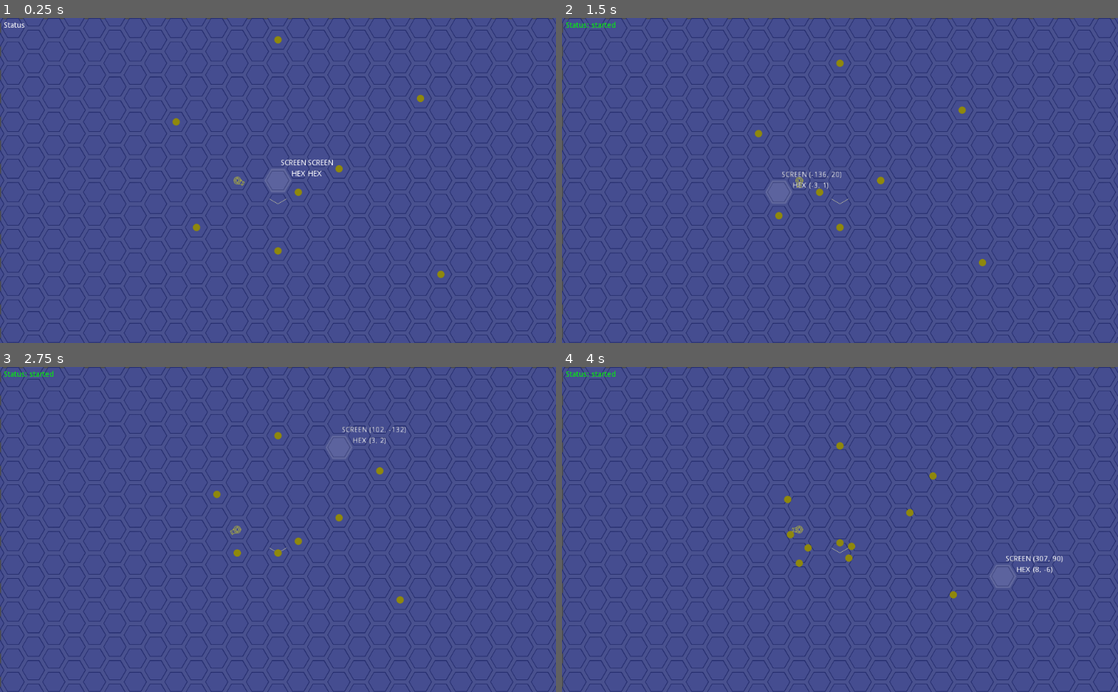
Above: before the commit, frames 1-4 (two rows, left to right).
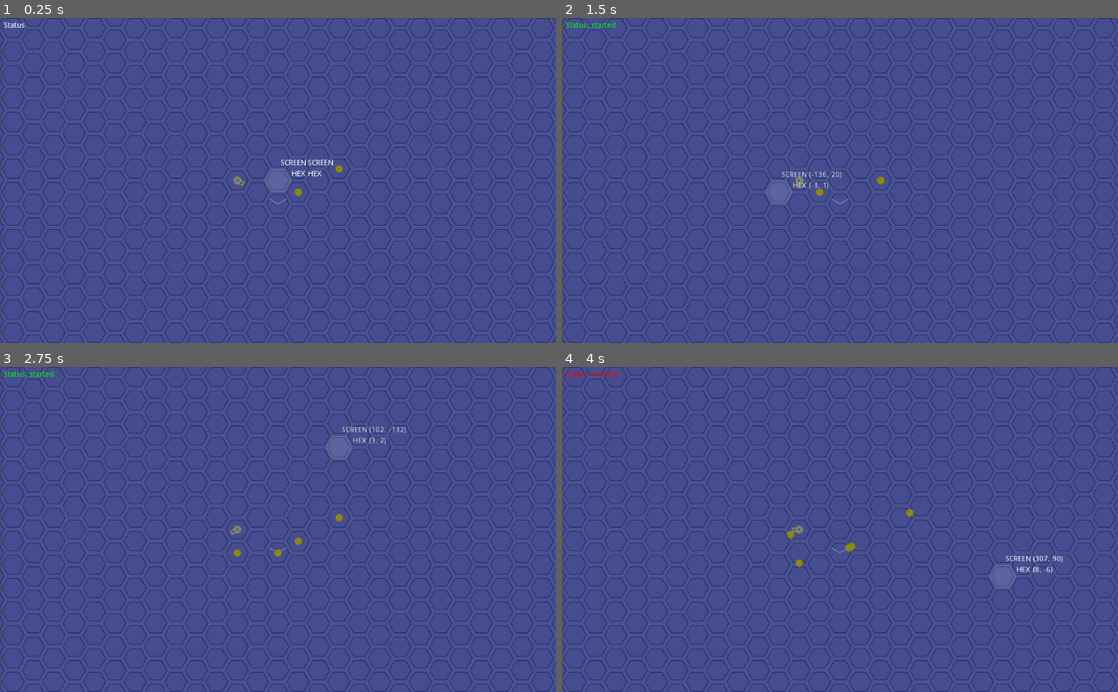
Above: after the commit, the same moments.

Repository: dareludum/ld45
Game: Godot game, scene res://Main.tscn
The game is run twice, just before and just after one commit, with the same random seed, the same clock (stepped at 60 frames per second) and the same inputs.
Inputs (mouse positions are in pixels of both pictures, inside the frame that each line leads up to):
- Up to frame 1 (0.25 s): no input
- Up to frame 2 (1.5 s): tap Enter at 0.5 s; move the mouse to (962, 164) at 0.52 s; click (962, 164) at 0.67 s; tap Space at 0.77 s; drag from (728, 196) to (840, 180) at 1.27 s
- Up to frame 3 (2.75 s): move the mouse to (333, 458) at 2.02 s; click (333, 458) at 2.17 s
- Up to frame 4 (4 s): tap Space at 2.75, 3.77 s; drag from (812, 594) to (673, 480) at 2.77 s; tap Enter at 3.5 s; move the mouse to (1006, 578) at 3.52 s; click (1006, 578) at 3.67 s

The runs differ from the first frame. In frame 1, 0.2% of the frame differs, in the area x 31-80%, y 5-81%; in frame 2, 0.2%; in frame 3, 0.1%; in frame 4, 0.3%, in the area x 0-72%, y 1-72%.

Commit message:
add initial mirror logic, no support for rotation yet

Diff:
--- a/Main.gd
+++ b/Main.gd
@@ -36,11 +36,11 @@
 	# TESTING CODE BEGIN
 
 	var source = preload("res://scenes/Source.tscn").instance()
-	source.init(hex_grid, HexCell.new(Vector3(-2, 1, 1)), HexCell.DIR_SE)
+	source.init(hex_grid, Vector3(-2, 1, 1), HexCell.DIR_SE)
 	$CellHolder.add_child(source)
 
 	var mirror = preload("res://scenes/Mirror.tscn").instance()
-	mirror.init(hex_grid, HexCell.new(Vector3(0, -1, 1)), HexCell.DIR_SE)
+	mirror.init(hex_grid, Vector3(0, -1, 1), HexCell.DIR_SE)
 	$CellHolder.add_child(mirror)
 
 	# TESTING CODE END
@@ -70,13 +70,13 @@
 	b1.init(hex_grid, HexCell.new(offset01 - HexCell.DIR_SW), HexCell.DIR_SW)
 	$BallHolder.add_child(b1)
 
-	var i = 0
-	while i < len(HexCell.DIR_ALL):
-		var dir = HexCell.DIR_ALL[i]
-		var ball = Ball1.instance()
-		ball.init(hex_grid, HexCell.new(-(3 + i) * dir), dir)
-		$BallHolder.add_child(ball)
-		i += 1
+#	var i = 0
+#	while i < len(HexCell.DIR_ALL):
+#		var dir = HexCell.DIR_ALL[i]
+#		var ball = Ball1.instance()
+#		ball.init(hex_grid, HexCell.new(-(3 + i) * dir), dir)
+#		$BallHolder.add_child(ball)
+#		i += 1
 
 	# TESTING CODE END
 
@@ -180,6 +180,18 @@
 				continue
 			print("%d balls in cell %s" % [n, hex_pos])
 
+	# apply structure collision rules
+	for child in $CellHolder.get_children():
+		var hex_pos = child.cell.cube_coords
+		if not hex_pos in balls_moving_to:
+			continue
+
+		var visitors = balls_moving_to[hex_pos]
+		if child is Source:
+			sim_crash("ball entered a source at %s" % hex_pos)
+		if child is Mirror:
+			child.balls_entered(visitors, self)
+
 	# apply rotations
 	for child in $CellHolder.get_children():
 		if child is Source:
--- a/scripts/BaseCell.gd
+++ b/scripts/BaseCell.gd
@@ -11,9 +11,12 @@
 var direction = Vector3.ZERO
 
 # WARNING: this is not _init (Script.new) but a custom init to be called after Node.instance
-func init(grid: HexGrid, cell: HexCell, direction: Vector3) -> void:
+func init(grid: HexGrid, cell_or_hex_pos, direction: Vector3) -> void:
 	self.grid = grid
-	self.cell = cell
+	if cell_or_hex_pos is HexCell:
+		self.cell = cell_or_hex_pos
+	else:
+		self.cell = HexCell.new(cell_or_hex_pos)
 	self.direction = direction
 	self.position = grid.get_hex_center(cell.cube_coords)
 	_on_init()
--- a/scripts/Mirror.gd
+++ b/scripts/Mirror.gd
@@ -1 +1,30 @@
 extends BaseCell
+
+var directions_in: Array
+var directions_out: Array
+
+func _on_init():
+	directions_in = [
+		self.direction,
+		cell.rotate_direction_cw(cell.rotate_direction_cw(self.direction))
+	]
+	directions_out = [
+		-directions_in[1],
+		-directions_in[0]
+	]
+
+
+func balls_entered(balls, main) -> void:
+	if len(balls) > 1:
+		main.sim_crash("multiple balls entered a mirror")
+		return
+
+	var ball = balls[0]
+	if ball.direction == directions_in[0]:
+		ball.direction = directions_out[0]
+		return
+	if ball.direction == directions_in[1]:
+		ball.direction = directions_out[1]
+		return
+
+	main.sim_crash("ball entered a mirror from the wrong side")
